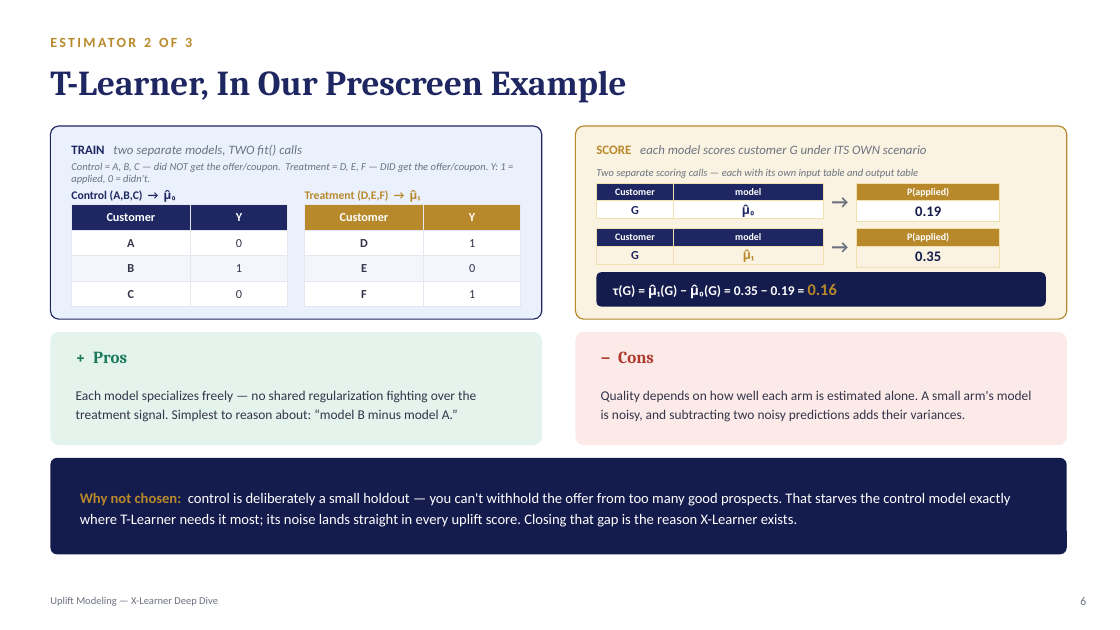
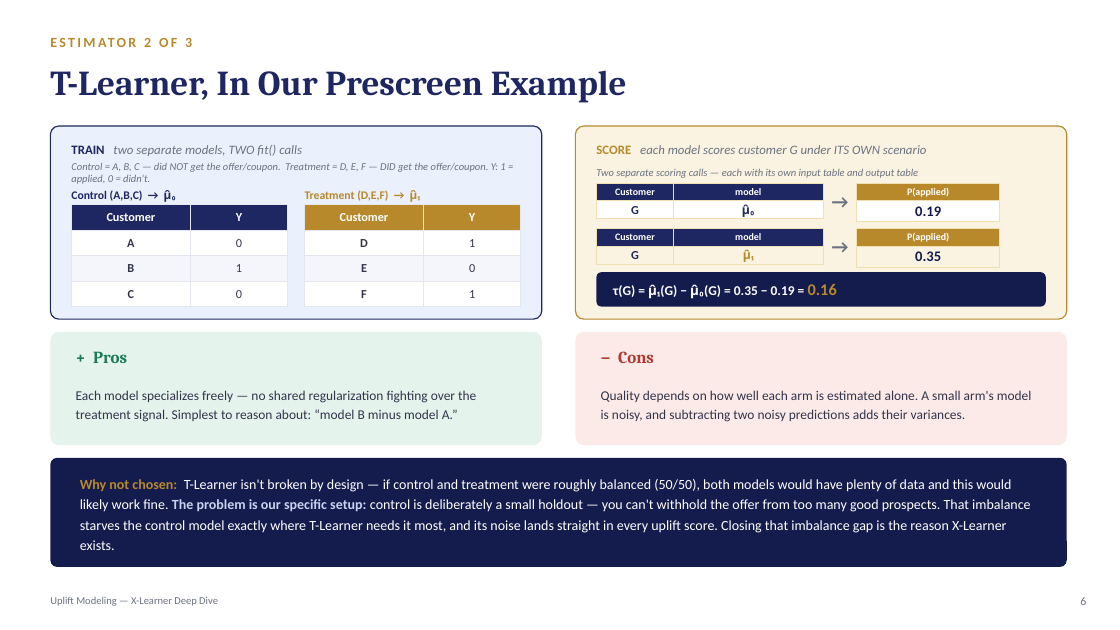
Before and after one commit to crystal1361/uplift-model, a slide deck: slide 6 of uplift_model_deck.pptx. Drawn at 1120x630 pixels with LibreOffice and Linux fonts; fonts in the diff are those of the drawing. Boxes give left, top, right and bottom in pixels: in the first picture for what was removed or moved away, otherwise in the second. Text is boxed around its words. In the diff, an @@ line names an element or a change of style, - is before the commit and + after.

```diff
--- a/uplift_model_deck.pptx
+++ b/uplift_model_deck.pptx
@@ rounded rectangle: place and size @@
-rounded rectangle at bbox=[50, 458, 1067, 555]
+rounded rectangle at bbox=[50, 458, 1067, 567]
@@ rounded rectangle at bbox=[50, 458, 1067, 567]: proportions changed @@
@@ text at bbox=[80, 479, 1031, 550]: text changed; size 12.5 to 12 pt @@
-Why not chosen: control is deliberately a small holdout — you can't withhold the offer from too many good prospects. That starves the control model exactly where T-Learner needs it most; its noise lands straight in every uplift score. Closing that gap is the reason X-Learner exists.
+Why not chosen: T-Learner isn't broken by design — if control and treatment were roughly balanced (50/50), both models would have plenty of data and this would likely work fine. The problem is our specific setup: control is deliberately a small holdout — you can't withhold the offer from too many good prospects. That imbalance starves the control model exactly where T-Learner needs it most, and its noise lands straight in every uplift score. Closing that imbalance gap is the reason X-Learner exists.
```
Also in this commit, not shown: 1 other file.
